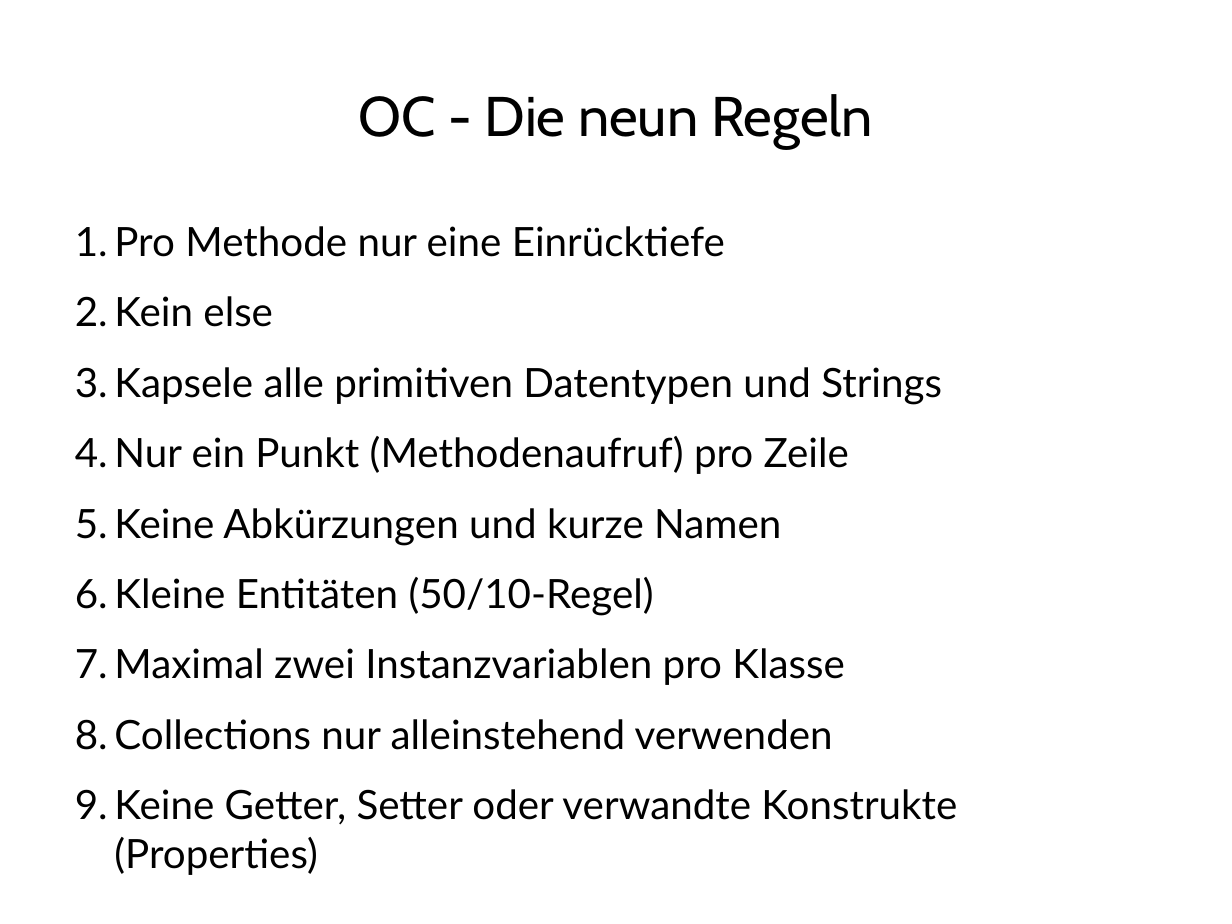
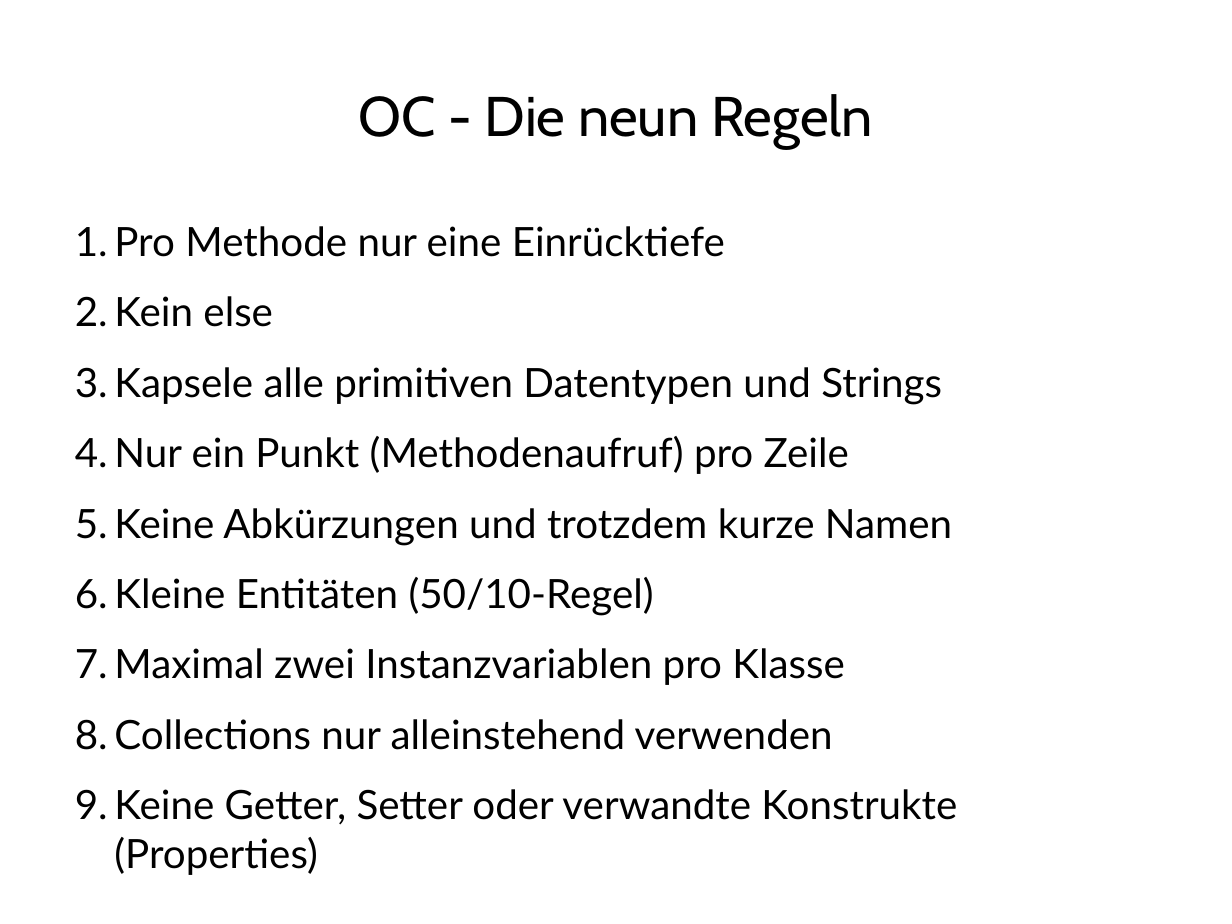
Before and after one commit to dlindner/vorlesung-se2-dhbw, a slide deck: slide 5 of added_2009/Object Calisthenics.odp. Drawn at 1232x924 pixels with LibreOffice and Linux fonts; fonts in the diff are those of the drawing; background and template pictures are left out. Boxes give left, top, right and bottom in pixels: in the first picture for what was removed or moved away, otherwise in the second. Text is boxed around its words. In the diff, an @@ line names an element or a change of style, - is before the commit and + after.

Commit message:
Besseres Wording für Regel 5 (Verbesserungsvorschlag von Henning Feller)

```diff
--- a/added_2009/Object Calisthenics.odp
+++ b/added_2009/Object Calisthenics.odp
@@ text at (114,508,952,545): text changed @@
-5. Keine Abkürzungen und kurze Namen
+5. Keine Abkürzungen und trotzdem kurze Namen
```
